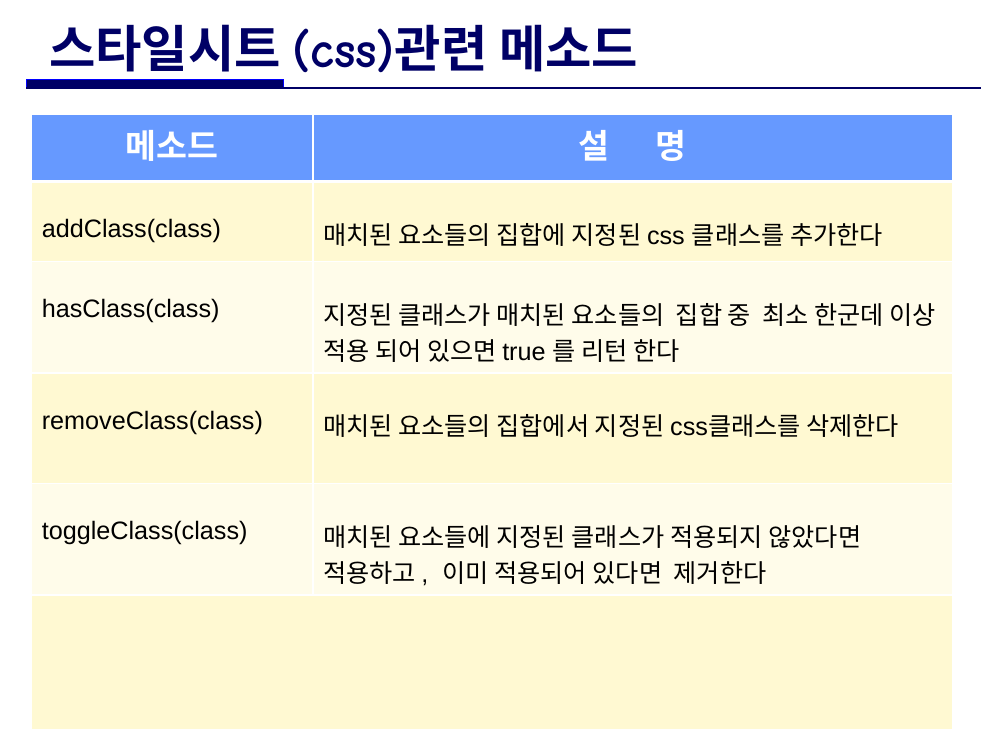
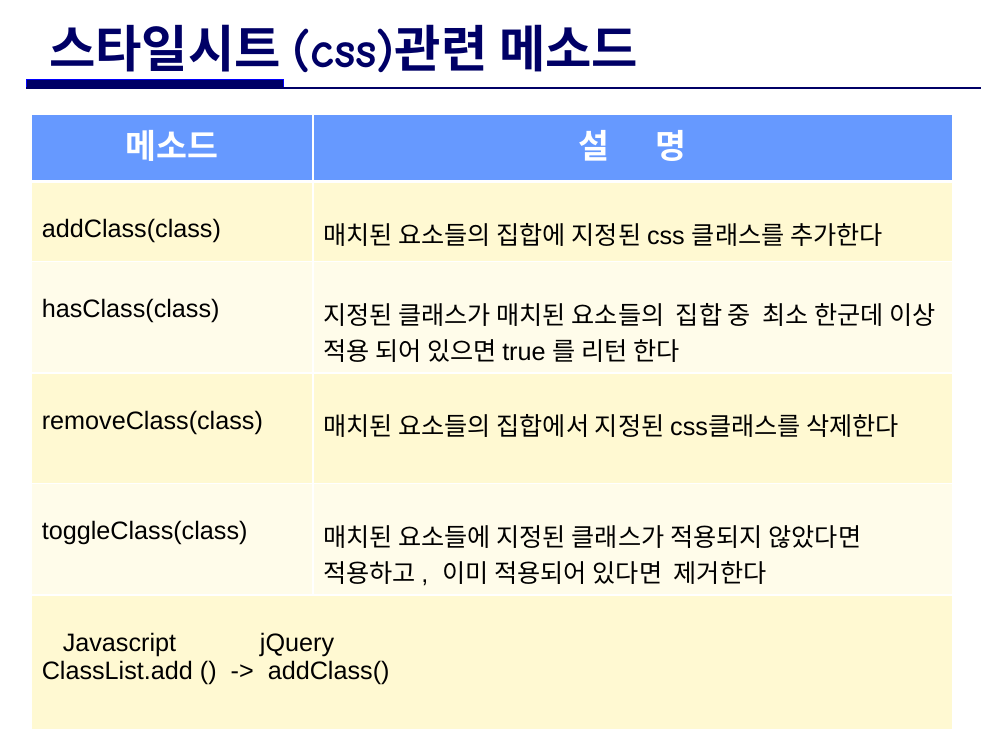
Before and after one commit to ParkGMo/D.W.-class-file, a slide deck: slide 12 of 수업자료_GM/jQuery/[JQUERY]교재_4.메소드.pptx. Drawn at 1008x756 pixels with LibreOffice and Linux fonts; fonts in the diff are those of the drawing. Boxes give left, top, right and bottom in pixels: in the first picture for what was removed or moved away, otherwise in the second. Text is boxed around its words. In the diff, an @@ line names an element or a change of style, - is before the commit and + after.

```diff
--- a/수업자료_GM/jQuery/[JQUERY]교재_4.메소드.pptx
+++ b/수업자료_GM/jQuery/[JQUERY]교재_4.메소드.pptx
@@ table at box(31, 115, 952, 714) @@
-row 6, column 1: 
+row 6, column 1: Javascript jQuery / ClassList.add () -> addClass()
```
Also in this commit, not shown: 4 other slides changed, 4 other files.
